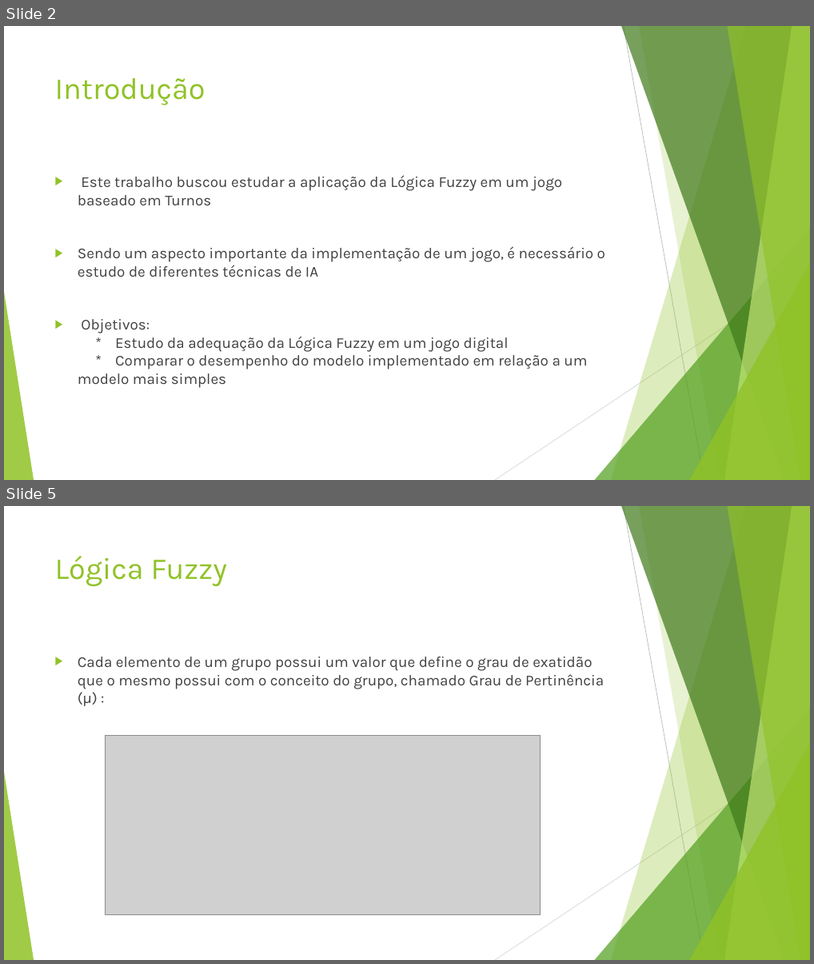
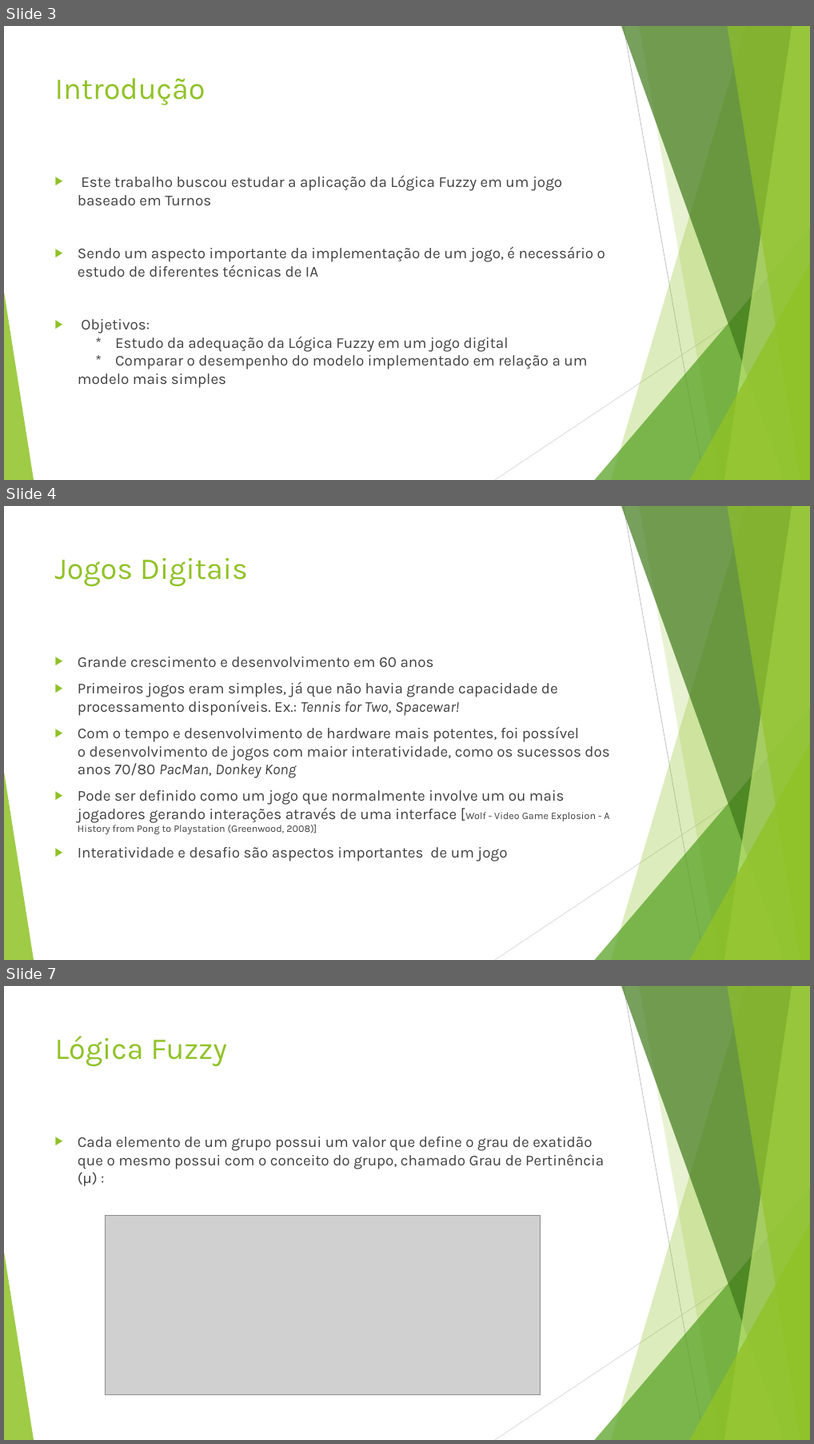
Before and after one commit to joaoapm/tfg, a slide deck: Tfg/TrabDocs/Docs/finais/apresentacao.pptx. Shown one above the other, each under a label of ours: slides 2 and 5 before the commit, slides 3, 4 and 7 after it; the slides between them are not shown. The pictures are 814x964 and 814x1444 pixels, drawn with LibreOffice and Linux fonts; fonts in the diff are those of the drawing; grey boxes stand for pictures. Boxes give left, top, right and bottom in pixels: in the first picture for what was removed or moved away, otherwise in the second. Text is boxed around its words. In the diff, an @@ line names an element or a change of style, - is before the commit and + after.

```diff
--- a/Tfg/TrabDocs/Docs/finais/apresentacao.pptx
+++ b/Tfg/TrabDocs/Docs/finais/apresentacao.pptx
@@ slide 4 added at bbox=[4, 506, 810, 960], background #FFFFFF; not listed: 10 template elements that a slide beside it also shows @@
@@ title added at bbox=[55, 558, 248, 587], 36 pt, text #90C226 @@
+Jogos Digitais
@@ text added at bbox=[78, 656, 610, 861], 18 pt, text #404040 @@
+▶ Grande crescimento e desenvolvimento em 60 anos
+▶ Primeiros jogos eram simples, já que não havia grande capacidade de processamento disponíveis. Ex.: Tennis for Two, Spacewar!
+▶ Com o tempo e desenvolvimento de hardware mais potentes, foi possível
+  o desenvolvimento de jogos com maior interatividade, como os sucessos dos anos 70/80 PacMan, Donkey Kong
+▶ Pode ser definido como um jogo que normalmente involve um ou mais jogadores gerando interações através de uma interface [Wolf - Video Game Explosion - A History from Pong to Playstation (Greenwood, 2008)]
+▶ Interatividade e desafio são aspectos importantes de um jogo
@@ what was slide 2 is now slide 3 @@
@@ what was slide 5 is now slide 7 @@
```
Also in this commit, not shown: 2 slides changed, 1 other slide added, 1 other file.
